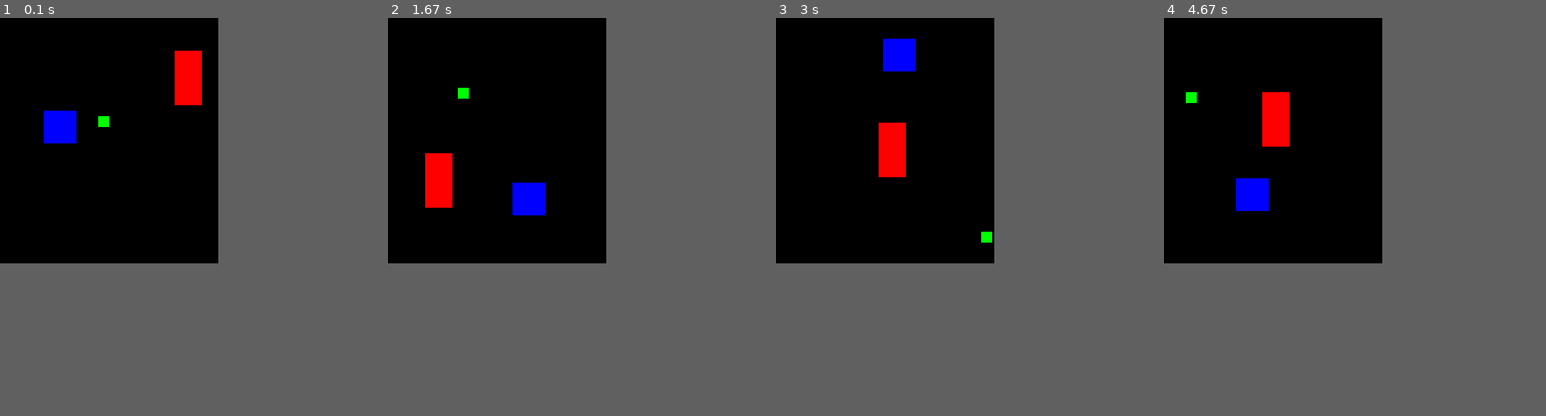
Above: before the commit, frames 1-4 (left to right).
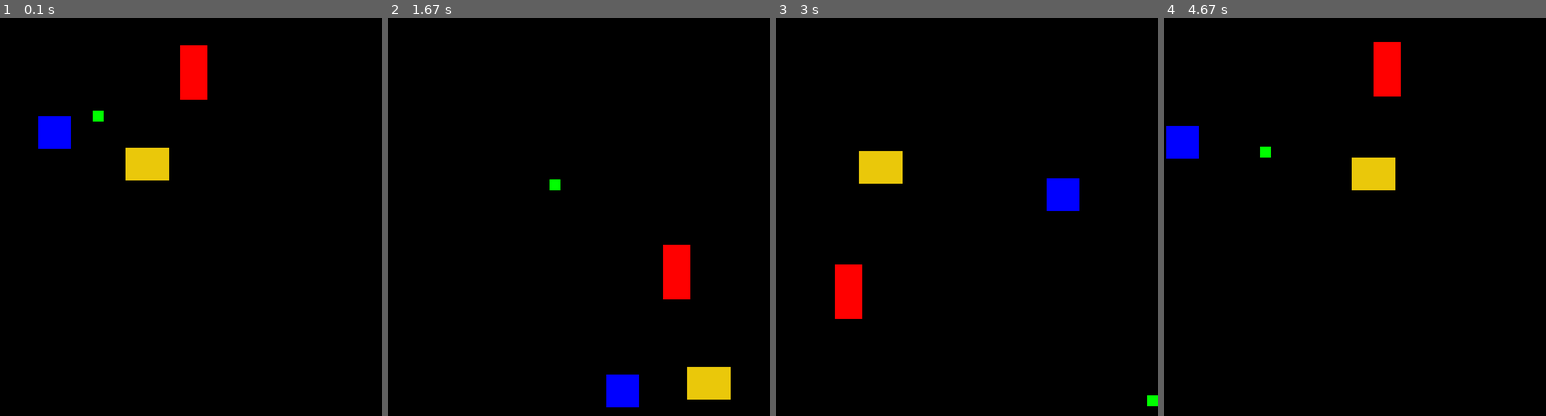
Above: after the commit, the same moments.

Repository: antonioam82/ejercicios-python
Game: pygame game, started from moving_blocks.py
Two runs of this game, one before a commit and one after it. Both use one fixed random seed, a clock stepped at 60 frames per second and the inputs below.
Inputs:
- Up to frame 1 (0.1 s): no input
- Up to frame 2 (1.67 s): no input
- Up to frame 3 (3 s): no input
- Up to frame 4 (4.67 s): no input
In our replay, the window is 400x450 before the commit and 700x730 after it. These sizes can differ from the game's own. Grey fills any space a smaller window leaves; there, only what the larger window draws over its background counts as a difference.

The runs differ from the first frame. In frame 1, 2.0% of the frame differs, in the area x 10-55%, y 6-41%; in frame 2, 4.5%, in the area x 9-90%, y 17-98%; in frame 3, 4.0%; in frame 4, 4.5%.

Commit message:
Update moving_blocks.py

Diff:
--- a/moving_blocks.py
+++ b/moving_blocks.py
@@ -3,8 +3,8 @@
 
 pygame.init()
 
-WINDOWWIDTH = 400
-WINDOWHEIGHT = 450
+WINDOWWIDTH = 700#400
+WINDOWHEIGHT = 730#450
 windowSurface = pygame.display.set_mode((WINDOWWIDTH, WINDOWHEIGHT), 0, 32)
 pygame.display.set_caption("Animation")
 
@@ -13,17 +13,19 @@
 UPLEFT = 7
 UPRIGHT = 9
 
-MOVESPEED = 4
+MOVESPEED = 6#4
 
 BLACK = (0,0,0)
 RED = (255,0,0)
 GREEN = (0,255,0)
 BLUE = (0,0,255)
+OTHER = (234,200,10)
 
 b1 = {'rect':pygame.Rect(300, 80, 50, 100), 'color':RED, 'dir':UPRIGHT}
 b2 = {'rect':pygame.Rect(200, 200, 20, 20), 'color':GREEN, 'dir':UPLEFT}
 b3 = {'rect':pygame.Rect(100, 150, 60, 60), 'color':BLUE, 'dir':DOWNLEFT}
-blocks = [b1, b2, b3]
+b4 = {'rect':pygame.Rect(200, 208, 80, 60), 'color':OTHER, 'dir':DOWNRIGHT}
+blocks = [b1, b2, b3, b4]
 
 while True:
     for event in pygame.event.get():
@@ -68,6 +70,8 @@
             if b['dir'] == UPRIGHT:
                 b['dir'] = UPLEFT
 
+
+
         pygame.draw.rect(windowSurface, b['color'], b['rect'])
 
     pygame.display.update()
